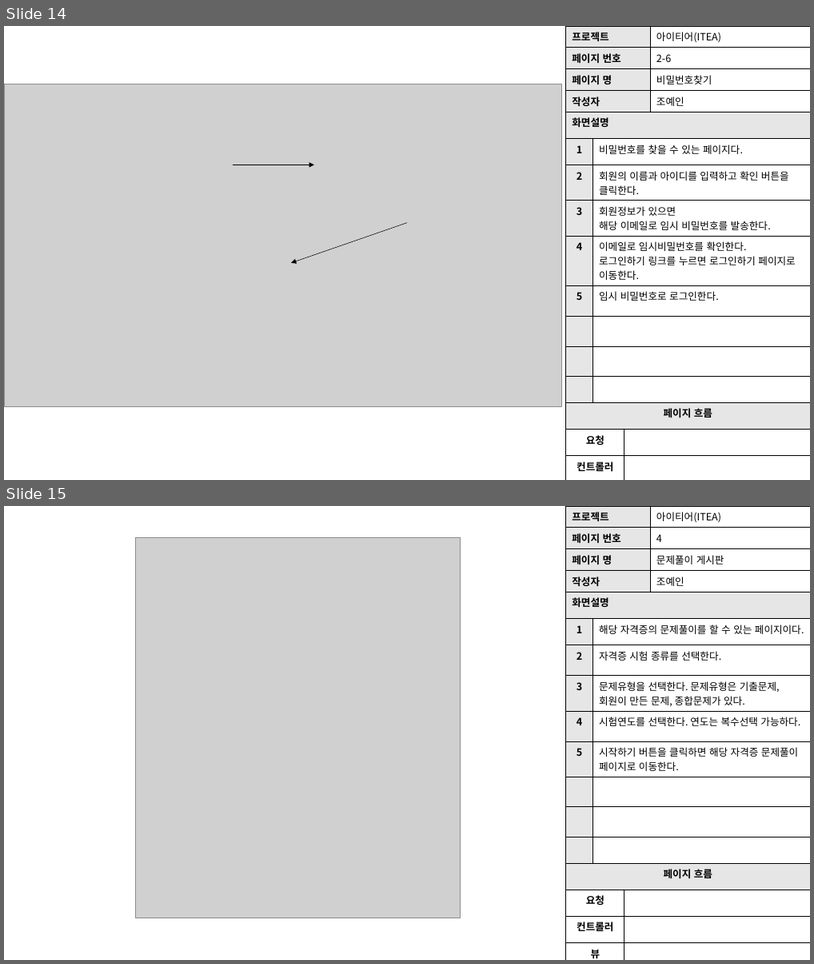
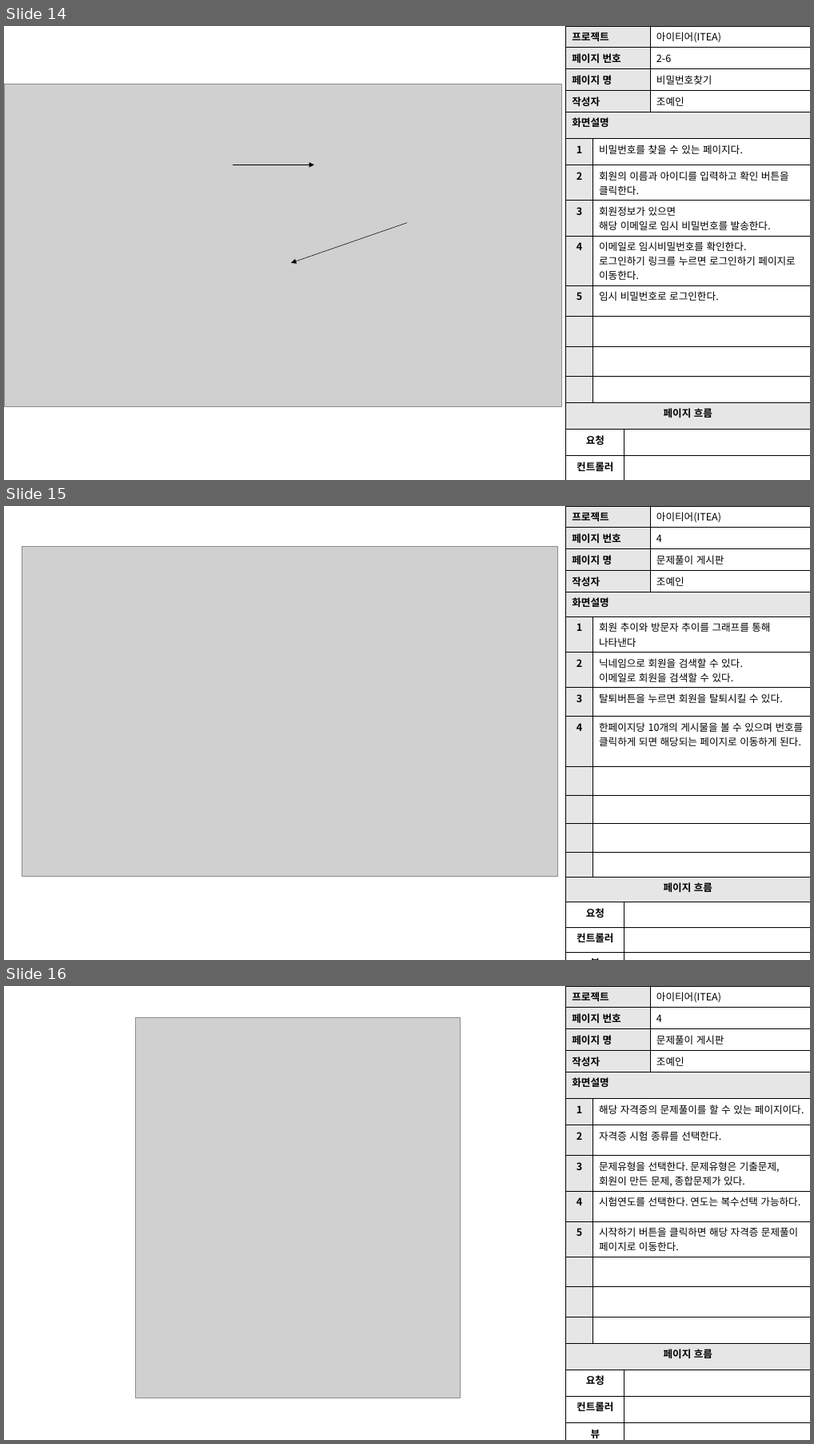
Before and after one commit to skwls2087/itea, a slide deck: 추가자료/스토리보드/스토리보드.pptx. Shown one above the other, each under a label of ours: slides 14 and 15 before the commit, slides 14, 15 and 16 after it. The pictures are 814x964 and 814x1444 pixels, drawn with LibreOffice and Linux fonts; fonts in the diff are those of the drawing; grey boxes stand for pictures. Boxes give left, top, right and bottom in pixels: in the first picture for what was removed or moved away, otherwise in the second. Text is boxed around its words. In the diff, an @@ line names an element or a change of style, - is before the commit and + after.

```diff
--- a/추가자료/스토리보드/스토리보드.pptx
+++ b/추가자료/스토리보드/스토리보드.pptx
@@ slide 15 added at [4, 506, 810, 960], background #FFFFFF @@
@@ table added at [566, 506, 810, 592], 4 rows, 2 columns @@
+프로젝트 | 아이티어(ITEA)
+페이지 번호 | 4
+페이지 명 | 문제풀이 게시판
+작성자 | 조예인
@@ picture added at [22, 547, 558, 876] @@
@@ table added at [566, 592, 810, 960], 13 rows, 3 columns @@
+화면설명 |  | 
+1 | 회원 추이와 방문자 추이를 그래프를 통해 나타낸다 | 
+2 | 닉네임으로 회원을 검색할 수 있다. / 이메일로 회원을 검색할 수 있다. | 
+3 | 탈퇴버튼을 누르면 회원을 탈퇴시킬 수 있다. | 
+4 | 한페이지당 10개의 게시물을 볼 수 있으며 번호를 클릭하게 되면 해당되는 페이지로 이동하게 된다. | 
+ |  | 
+ |  | 
+ |  | 
+ |  | 
+페이지 흐름 |  | 
+요청 |  | 
+컨트롤러 |  | 
+뷰 |  | 
@@ what was slide 15 is now slide 16 @@
```
Also in this commit, not shown: 7 slides changed, 2 other files.
